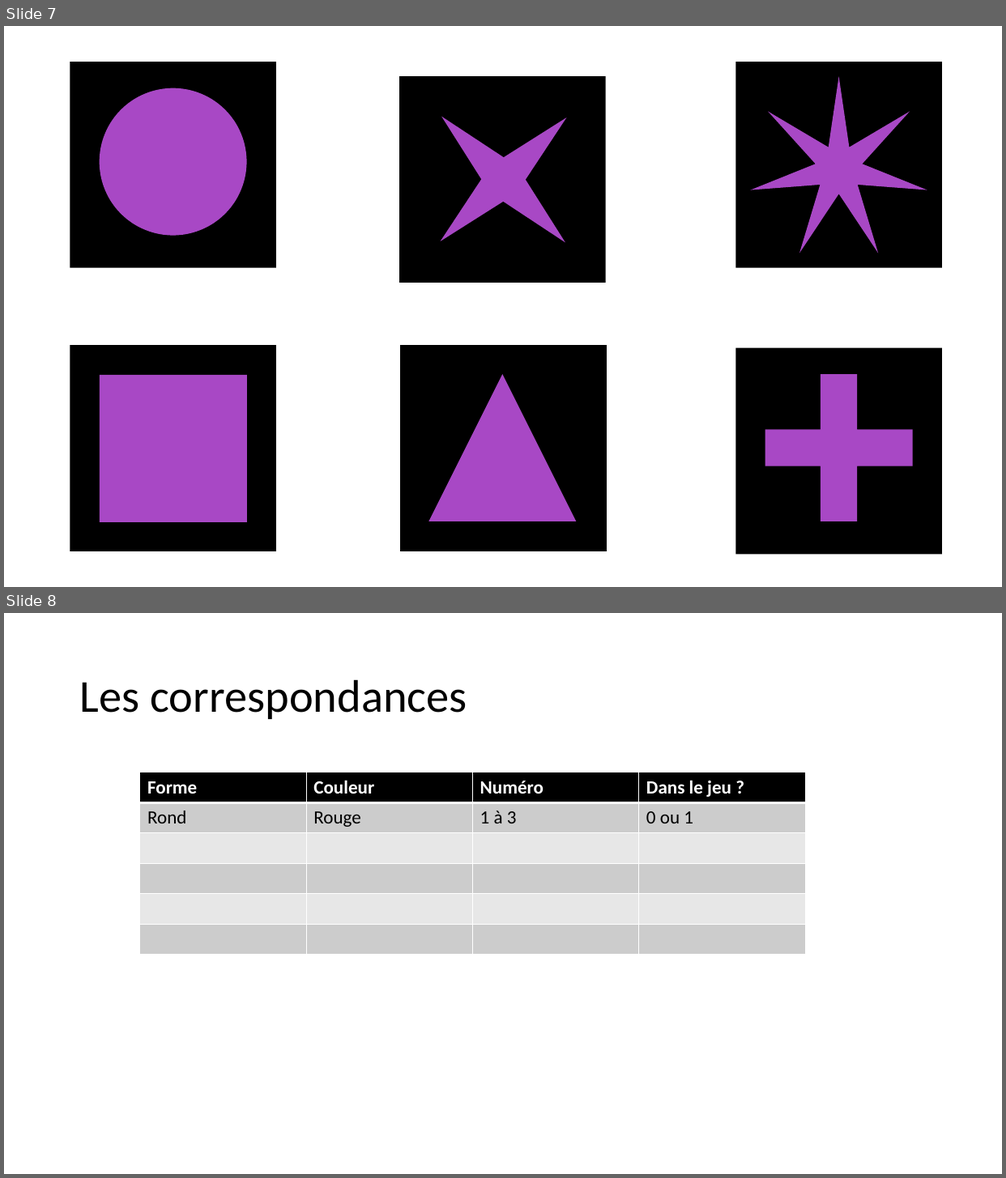
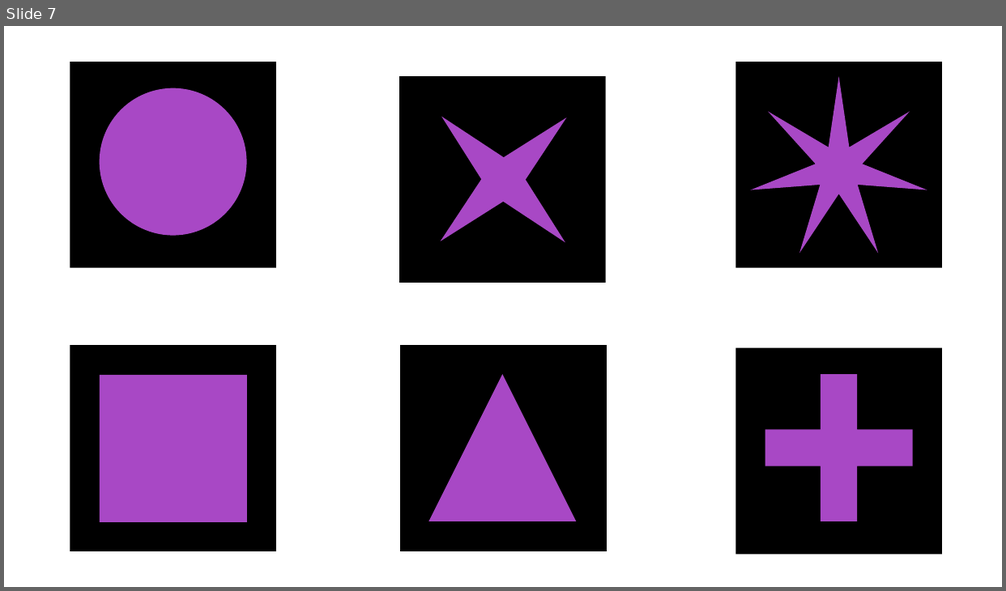
Before and after one commit to MMargueritat/Qwirkle, a slide deck: Présentation1.pptx. Shown one above the other, each under a label of ours: slides 7 and 8 before the commit, slide 7 after it. The pictures are 1006x1178 and 1006x591 pixels, drawn with LibreOffice and Linux fonts; fonts in the diff are those of the drawing. Boxes give left, top, right and bottom in pixels: in the first picture for what was removed or moved away, otherwise in the second. Text is boxed around its words. In the diff, an @@ line names an element or a change of style, - is before the commit and + after.

```diff
--- a/Présentation1.pptx
+++ b/Présentation1.pptx
@@ slide 8 removed at (4,613,1002,1174), background #FFFFFF @@
@@ title removed at (80,679,467,719) @@
-Les correspondances
@@ table removed at (140,773,805,954), 6 rows, 4 columns @@
-Forme | Couleur | Numéro | Dans le jeu ?
-Rond | Rouge | 1 à 3 | 0 ou 1
- |  |  | 
- |  |  | 
- |  |  | 
- |  |  | 
```
Also in this commit, not shown: 1 slide added, 1 other slide removed, 7 other files.
